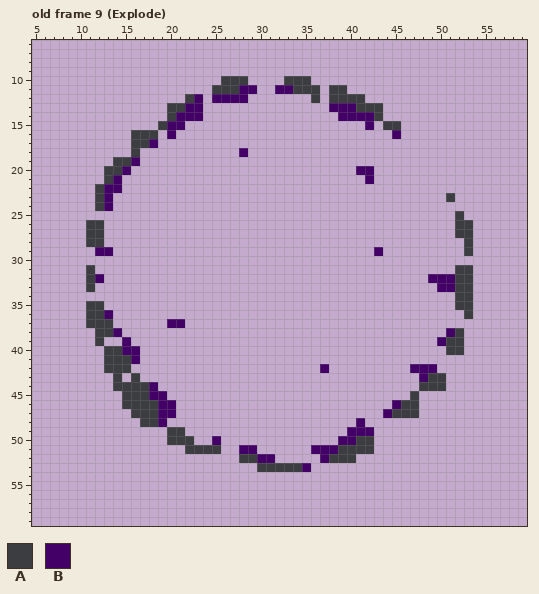
Edited in one commit: pixel-art file (Assets/Sprites/Effects/EFFECT.ase). Above, as it was before the edit.
64x64 pixels, 12 frames. Colours within 5 levels of each other are drawn and written as one. Shown: old frame 9 (Explode): x 5..59, y 6..59. The commit also changed other frames, which this record leaves out.
Palette (. is transparent): A #3c3d40  B #430067
Pixels before, old frame 9 (Explode) (only the part around the change), first column x 5:
 6 ....................................................
 7 ....................................................
 8 ....................................................
 9 ....................................................
10 .....................AAA....AAA.....................
11 ....................AAABB..BBAAA.AA.................
12 .................AB.BBBB.......A.AAAA...............
13 ...............AABB..............BBBAAA.............
14 ...............ABBB...............BBBBA.............
15 ..............ABB....................B.AA...........
16 ...........AAA.B........................B...........
17 ...........AAB......................................
18 ...........A...........B............................
19 .........AAB........................................
20 ........AAB.........................BB..............
21 ........AB...........................B..............
22 .......ABB..........................................
23 .......AB.....................................A.....
24 .......AB...........................................
25 ...............................................A....
26 ......AA.......................................AA...
27 ......AA.......................................AA...
28 ......AA........................................A...
29 .......BB.............................B.........A...
30 ....................................................
31 ......A........................................AA...
32 ......AB....................................BBBAA...
33 ......A......................................BBAA...
34 ...............................................AA...
35 ......AA.......................................AA...
36 ......AAB.......................................A...
37 ......AAA......BB...................................
38 .......AAB....................................BA....
39 .......A..B..................................BAA....
40 ........AABB..................................AA....
41 ........AAAB........................................
42 ........AAA.....................B.........BBB.......
43 .........A.A...............................BAA......
44 .........AAAAB.............................AAA......
45 ..........AAABB...........................A.........
46 ..........AAAABB........................BAA.........
47 ...........AAABB.......................BAAA.........
48 ............AAB.....................B...............
49 ...............AA..................BBB..............
50 ...............AAA..B.............BBAA..............
51 .................AAAA..BB......BBBAAAA..............
52 .......................AABB.....BAAA................
53 .........................AAAAAB.....................
54 ....................................................
55 ....................................................
56 ....................................................
57 ....................................................
58 ....................................................
59 ....................................................
After the commit:
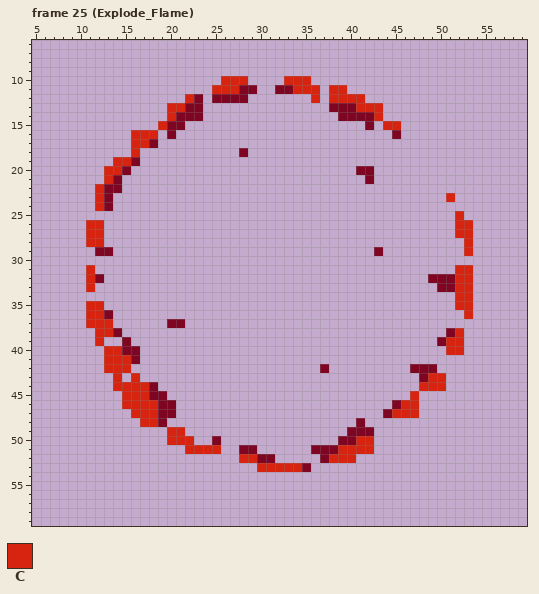
Colours new in this view: C #d62411
A new or re-ordered frame is compared with the old frame closest to it.
Change:
frames 12 -> 64
colour B: #430067 -> #7f0622
Changed rows in their new state; - is a pixel that keeps its letter.
Frame 25 (Explode_Flame) is new; against old frame 9 (Explode):
first column x 11:
10 ---------------CCC----CCC------------------
11 --------------CCC------CCC-CC--------------
12 -----------C-------------C-CCCC------------
13 ---------CC-------------------CCC----------
14 ---------C----------------------C----------
15 --------C------------------------CC--------
16 -----CCC-----------------------------------
17 -----CC------------------------------------
18 -----C-------------------------------------
19 ---CC--------------------------------------
20 --CC---------------------------------------
21 --C----------------------------------------
22 -C-----------------------------------------
23 -C--------------------------------------C--
24 -C-----------------------------------------
25 -----------------------------------------C-
26 CC---------------------------------------CC
27 CC---------------------------------------CC
28 CC----------------------------------------C
29 ------------------------------------------C
31 C----------------------------------------CC
32 C----------------------------------------CC
33 C----------------------------------------CC
34 -----------------------------------------CC
35 CC---------------------------------------CC
36 CC----------------------------------------C
37 CCC----------------------------------------
38 -CC--------------------------------------C-
39 -C--------------------------------------CC-
40 --CC------------------------------------CC-
41 --CCC--------------------------------------
42 --CCC--------------------------------------
43 ---C-C--------------------------------CC---
44 ---CCCC------------------------------CCC---
45 ----CCC-----------------------------C------
46 ----CCCC---------------------------CC------
47 -----CCC--------------------------CCC------
48 ------CC-----------------------------------
49 ---------CC--------------------------------
50 ---------CCC------------------CC-----------
51 -----------CCCC-------------CCCC-----------
52 -----------------CC--------CCC-------------
53 -------------------CCCCC-------------------
Where, in picture pixels (left, top, right, bottom), the same in both pictures:
changed: (86, 76, 473, 472)
